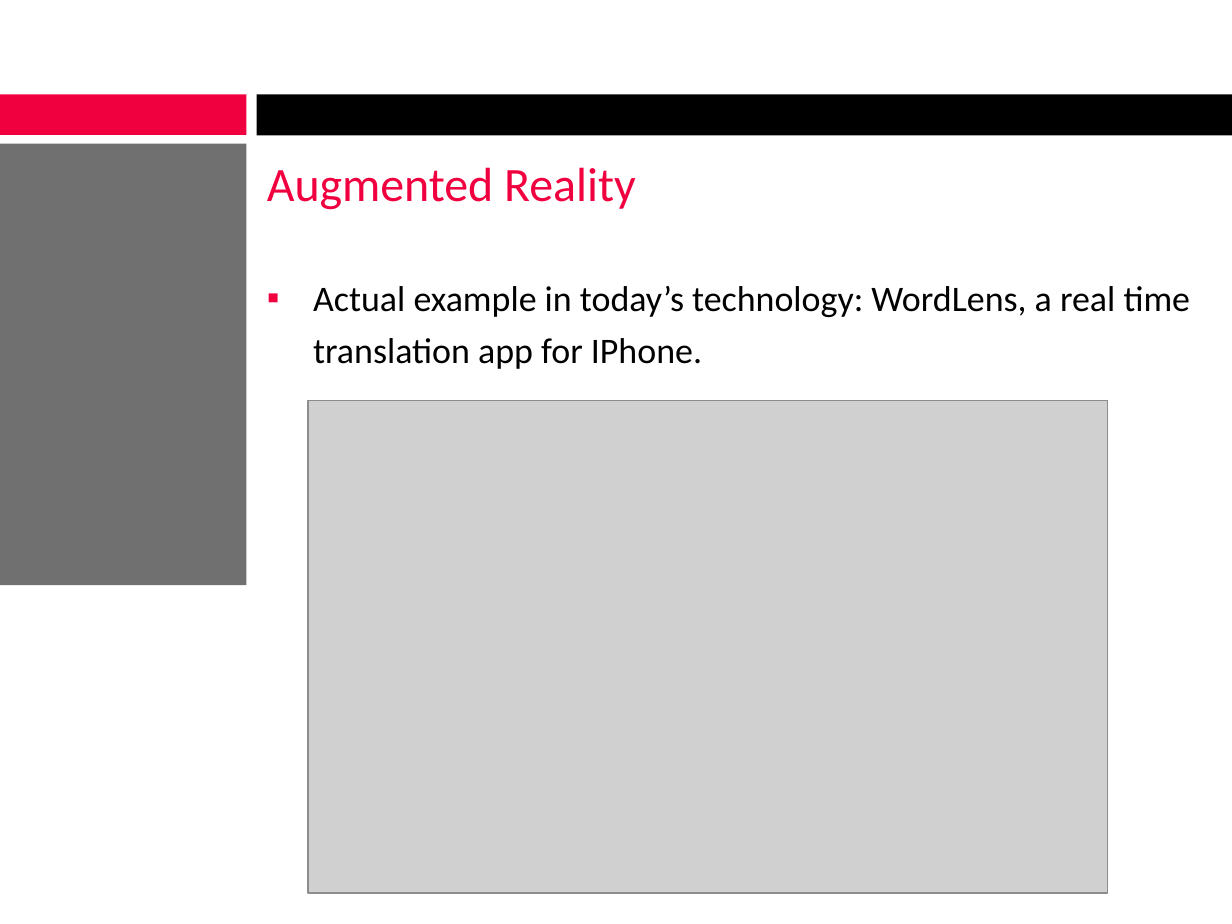
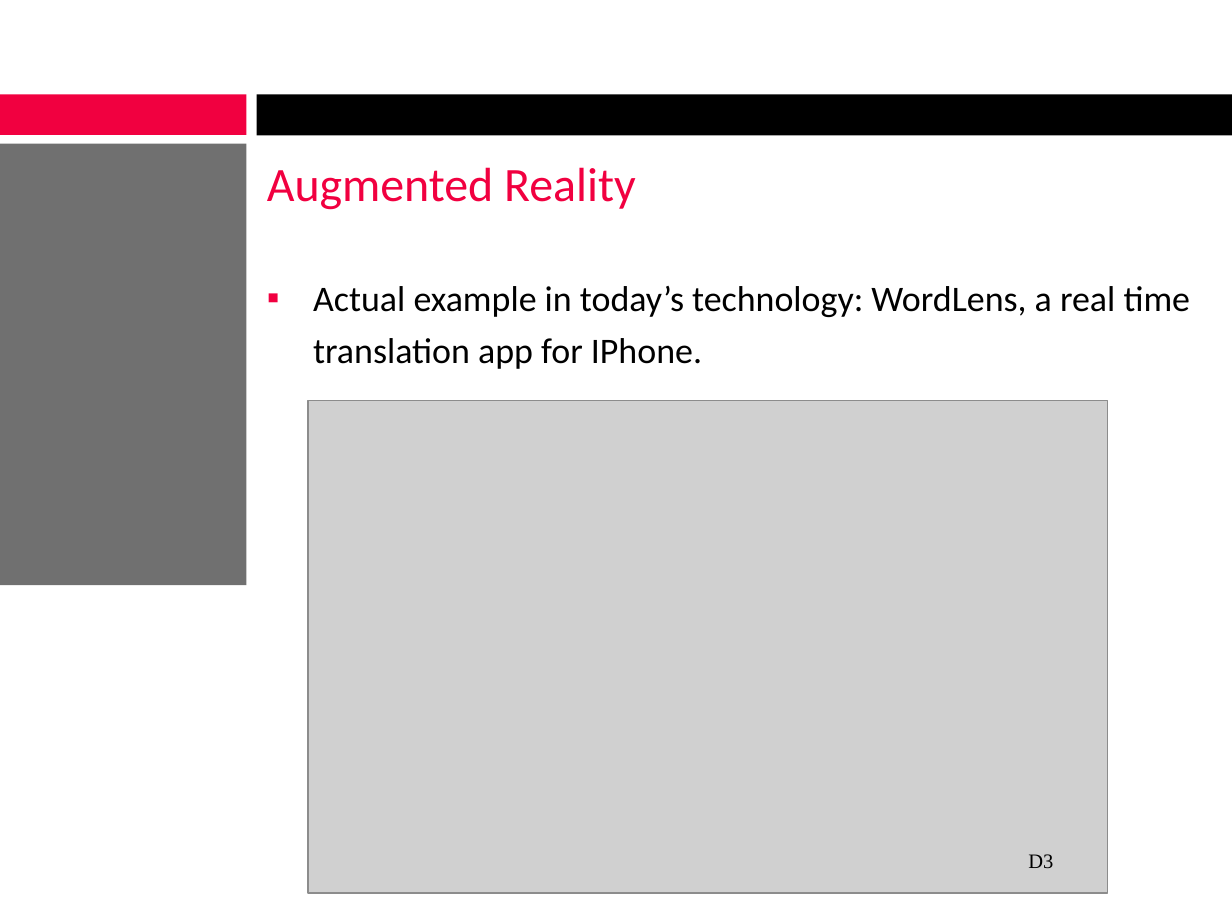
Before and after one commit to alexcraig/RoboWars, a slide deck: slide 4 of docs/presentation_slides/RoboWarsPresentation_AlexDinardo.pptx. Drawn at 1232x924 pixels with LibreOffice and Linux fonts; fonts in the diff are those of the drawing; grey boxes stand for pictures; background and template pictures are left out. Boxes give left, top, right and bottom in pixels: in the first picture for what was removed or moved away, otherwise in the second. Text is boxed around its words. In the diff, an @@ line names an element or a change of style, - is before the commit and + after.

```diff
--- a/docs/presentation_slides/RoboWarsPresentation_AlexDinardo.pptx
+++ b/docs/presentation_slides/RoboWarsPresentation_AlexDinardo.pptx
@@ text added at bbox=[1028, 854, 1053, 868], 12 pt, text #000000 @@
+D3
```
Also in this commit, not shown: 10 other slides changed, 2 slides removed, 3 other files.
